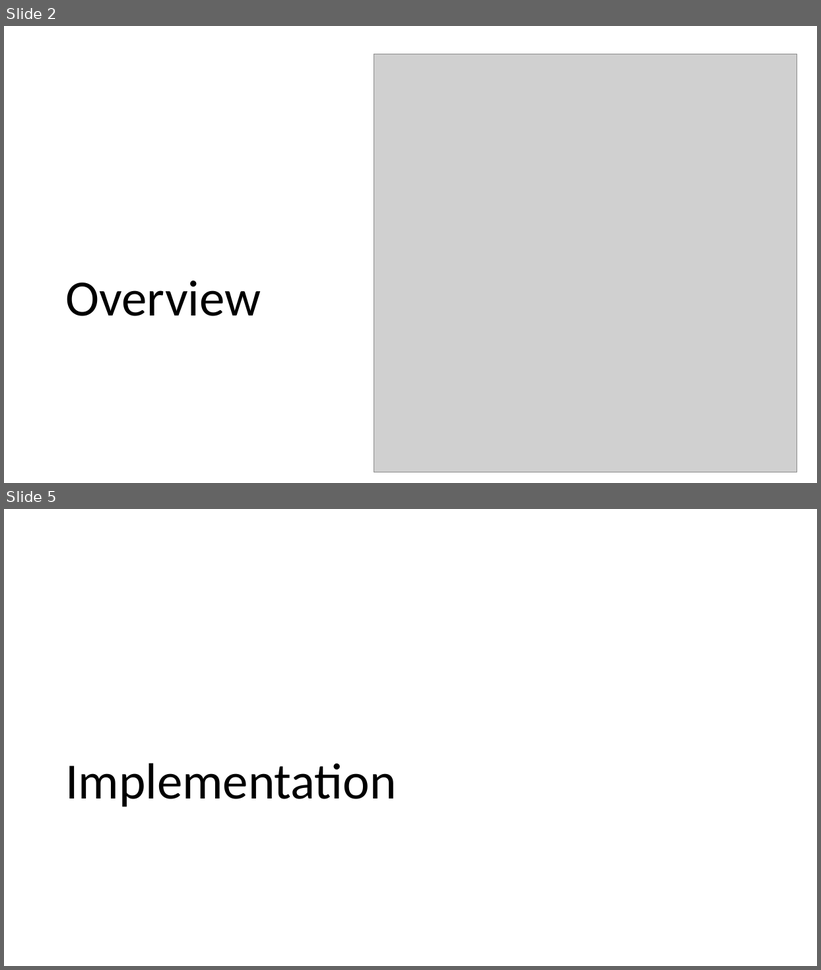
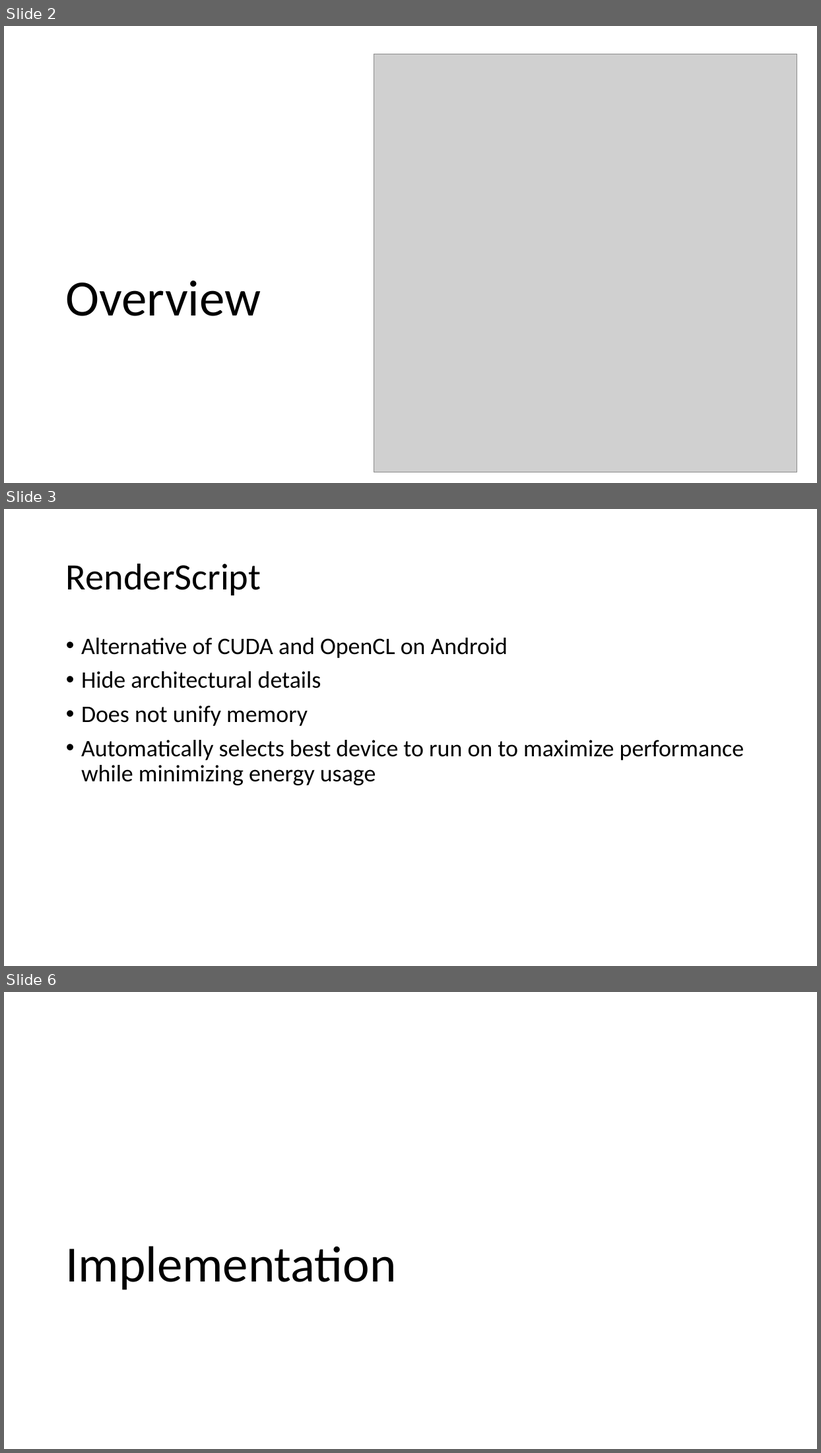
Before and after one commit to abduld/CS598, a slide deck: presentation/pres.pptx. Shown one above the other, each under a label of ours: slides 2 and 5 before the commit, slides 2, 3 and 6 after it; the slides between them are not shown. The pictures are 821x970 and 821x1453 pixels, drawn with LibreOffice and Linux fonts; fonts in the diff are those of the drawing; grey boxes stand for pictures. Boxes give left, top, right and bottom in pixels: in the first picture for what was removed or moved away, otherwise in the second. Text is boxed around its words. In the diff, an @@ line names an element or a change of style, - is before the commit and + after.

Commit message:
work on presentation

```diff
--- a/presentation/pres.pptx
+++ b/presentation/pres.pptx
@@ slide 3 added at bbox=[4, 509, 817, 966], background #FFFFFF @@
@@ title added at bbox=[66, 563, 261, 595], 44 pt, text #000000 @@
+RenderScript
@@ text added at bbox=[81, 638, 745, 786], 28 pt, text #000000 @@
+• Alternative of CUDA and OpenCL on Android
+• Hide architectural details
+• Does not unify memory
+• Automatically selects best device to run on to maximize performance while minimizing energy usage
@@ what was slide 5 is now slide 6 @@
```
Also in this commit, not shown: 2 slides changed, 7 other slides added, 2 slides removed.
